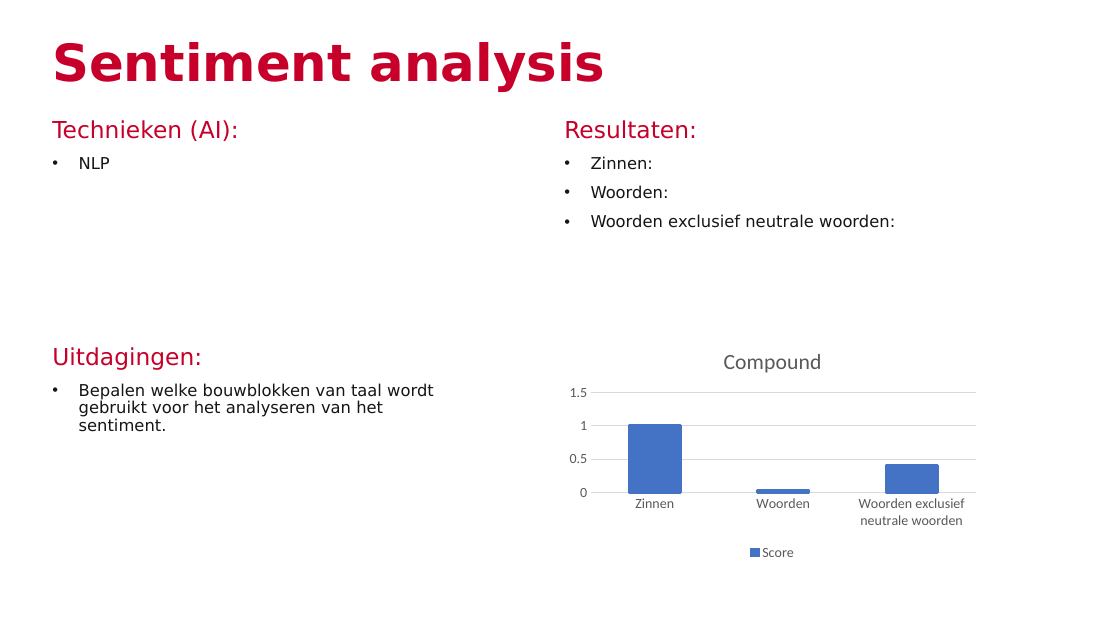
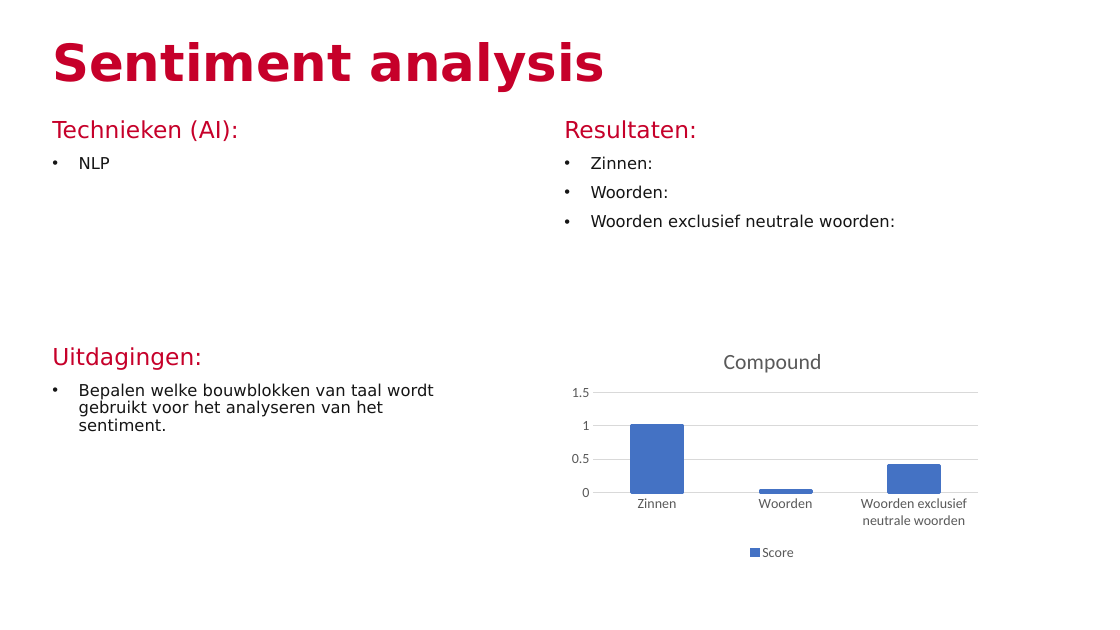
Before and after one commit to JobHaast/Artificial-Inteligence-Final-Assignment, a slide deck: slide 1 of Metrics.pptx. Drawn at 1120x630 pixels with LibreOffice and Linux fonts; fonts in the diff are those of the drawing. Boxes give left, top, right and bottom in pixels: in the first picture for what was removed or moved away, otherwise in the second. Text is boxed around its words. In the diff, an @@ line names an element or a change of style, - is before the commit and + after.

```diff
--- a/Metrics.pptx
+++ b/Metrics.pptx
@@ column chart at <box>556,341,989,564</box> @@
@@ plot area changed @@
```
Also in this commit, not shown: 1 slide added, 6 other files.
